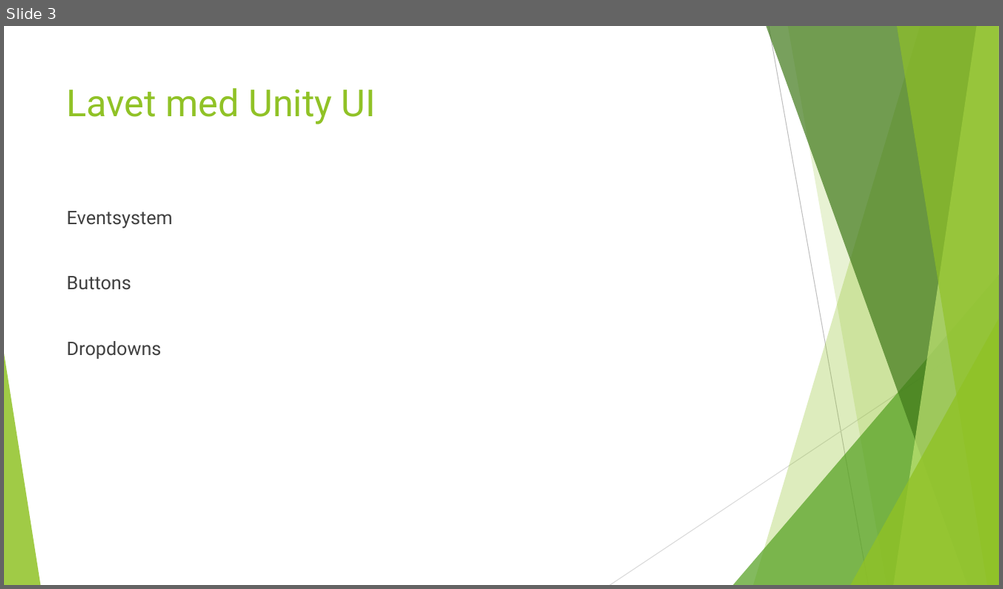
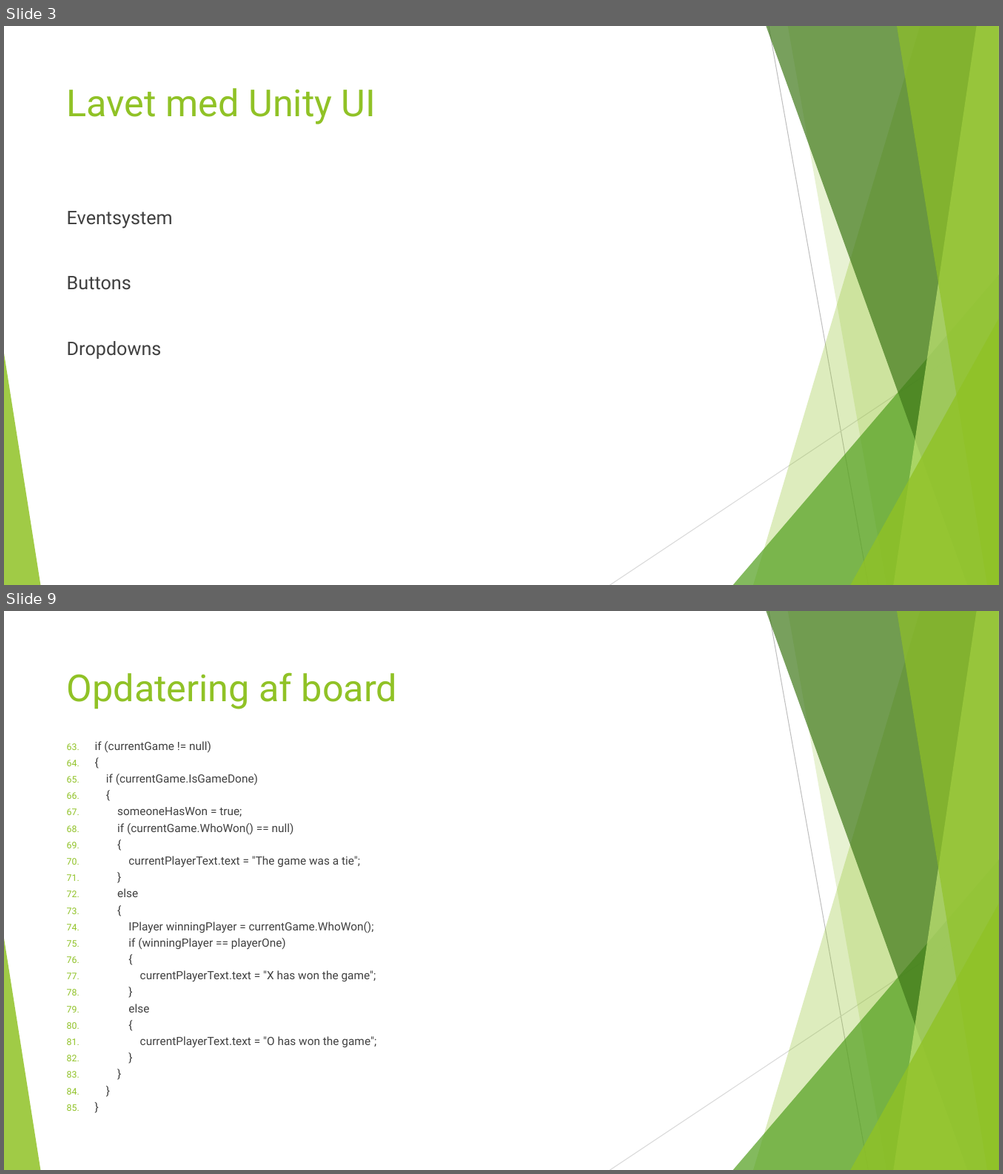
Before and after one commit to UffeThorsen/ZBC-ProgB-18-20-TicTacToe, a slide deck: notes/Tic Tac Toe GUI.pptx. Shown one above the other, each under a label of ours: slide 3 before the commit, slides 3 and 9 after it; the slides between them are not shown. The pictures are 1003x589 and 1003x1174 pixels, drawn with LibreOffice and Linux fonts; fonts in the diff are those of the drawing. Boxes give left, top, right and bottom in pixels: in the first picture for what was removed or moved away, otherwise in the second. Text is boxed around its words. In the diff, an @@ line names an element or a change of style, - is before the commit and + after.

```diff
--- a/notes/Tic Tac Toe GUI.pptx
+++ b/notes/Tic Tac Toe GUI.pptx
@@ slide 9 added at (x1=4, y1=611, x2=999, y2=1170), background #FFFFFF; not listed: 10 template elements that a slide beside it also shows @@
@@ title added at (x1=67, y1=672, x2=397, y2=709), 36 pt, text #90C226 @@
+Opdatering af board
@@ text added at (x1=95, y1=741, x2=376, y2=1048), 11 pt, text #404040 @@
+63. if (currentGame != null)
+64. {
+65. if (currentGame.IsGameDone)
+66. {
+67. someoneHasWon = true;
+68. if (currentGame.WhoWon() == null)
+69. {
+70. currentPlayerText.text = "The game was a tie";
+71. }
+72. else
+73. {
+74. IPlayer winningPlayer = currentGame.WhoWon();
+75. if (winningPlayer == playerOne)
+76. {
+77. currentPlayerText.text = "X has won the game";
+78. }
+79. else
+80. {
+81. currentPlayerText.text = "O has won the game";
+82. }
+83. }
+84. }
+85. }
```
Also in this commit, not shown: 5 slides changed, 4 other slides added, 1 slide removed, 1 other file.
